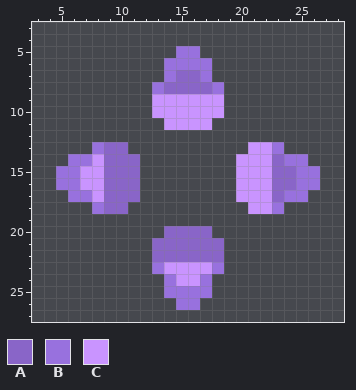
One commit to this pixel-art sprite: sprites/blocks/drills/mini-shimmersteel-drill-rotator.png. The picture above was drawn from the file before the commit.
The file is 32x32 pixels. Shown: x 3..28, y 3..27.
Palette (. is transparent): A #8965c8  B #9871de  C #c994ff
Pixels before, first column x 5:
 5 ..........BB..........
 6 .........BBBB.........
 7 .........BAAB.........
 8 ........BAAAAB........
 9 ........CCCCCC........
10 ........CCCCCC........
11 .........CCCC.........
12 ......................
13 ...BAA..........CCB...
14 .BBCAAA........CCCABB.
15 BBCCAAA........CCCAABB
16 BBCCAAA........CCCAABB
17 .BBCAAA........CCCABB.
18 ...BAA..........CCB...
19 ......................
20 .........AAAA.........
21 ........AAAAAA........
22 ........AAAAAA........
23 ........BCCCCB........
24 .........BCCB.........
25 .........BBBB.........
26 ..........BB..........
And afterwards:
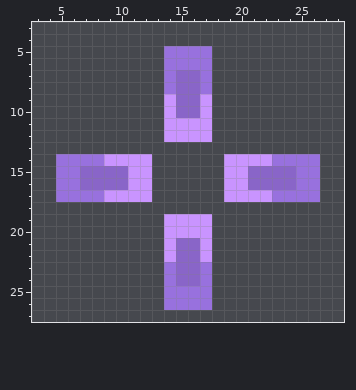
Changes in this commit:
y 5: x 14 . -> B; x 17 . -> B
y 8: x 13..14 BA -> .B; x 17..18 AB -> B.
y 9..10: x 13 C -> .; x 15..16 CC -> AA; x 18 C -> .
y 12: x 14..17 .... -> CCCC
y 13: x 8..10 BAA -> ...; x 21..23 CCB -> ...
y 14: x 5 . -> B; x 8..12 CAAA. -> BCCCC; x 19 . -> C; x 23 A -> B; x 26 . -> B
y 15..16: x 7..8 CC -> AA; x 11..12 A. -> CC; x 19 . -> C; x 21..22 CC -> AA
y 17: x 5 . -> B; x 8..12 CAAA. -> BCCCC; x 19 . -> C; x 23 A -> B; x 26 . -> B
y 18: x 8..10 BAA -> ...; x 21..23 CCB -> ...
y 19: x 14..17 .... -> CCCC
y 20: x 14..17 AAAA -> CCCC
y 21..22: x 13..14 AA -> .C; x 17..18 AA -> C.
y 23: x 13..18 BCCCCB -> .BAAB.
y 24: x 15..16 CC -> AA
y 26: x 14 . -> B; x 17 . -> B
